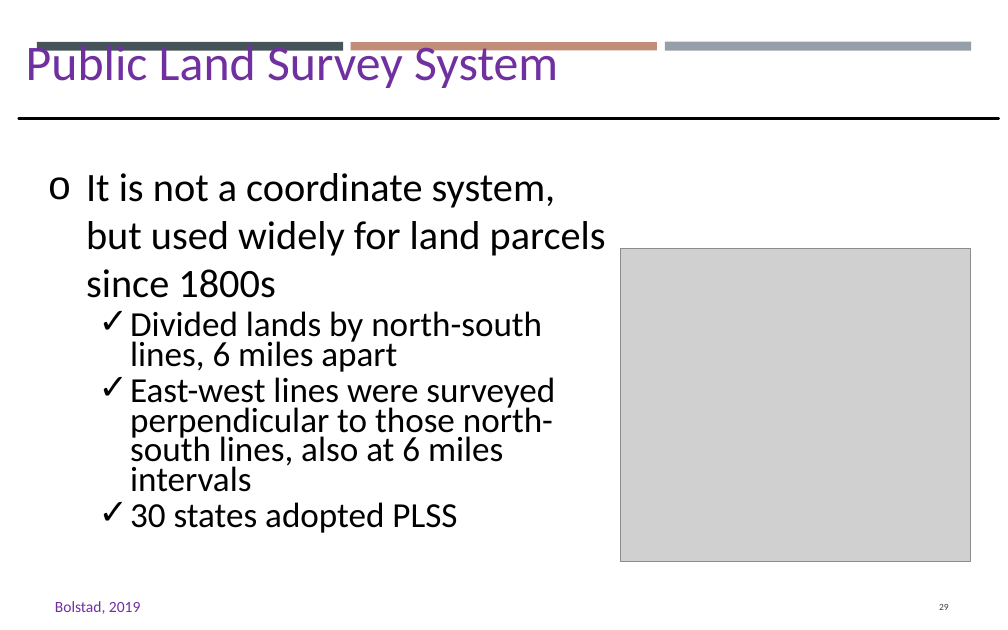
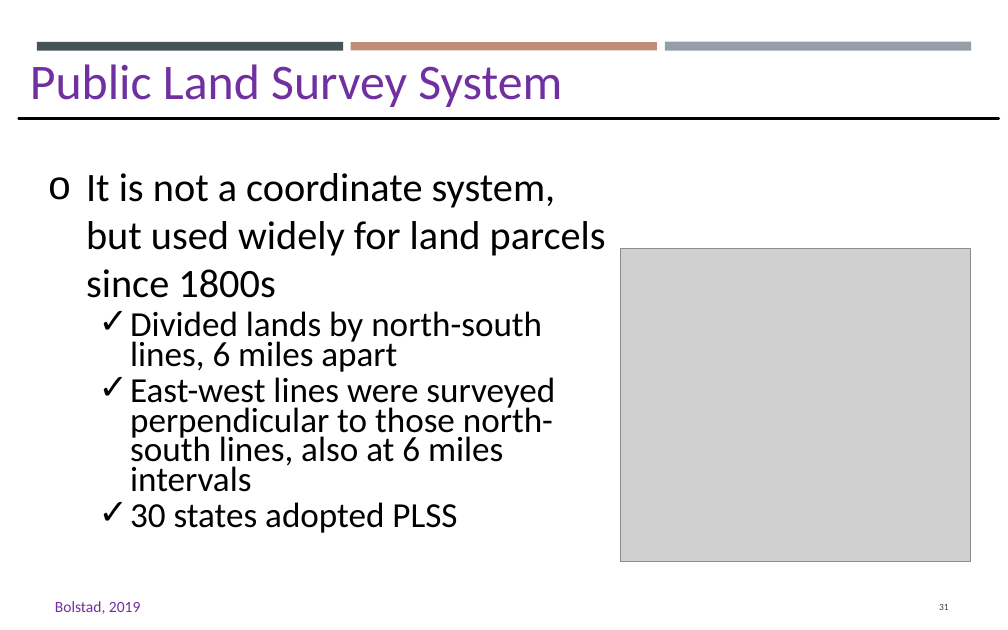
Before and after one commit to gisynw/GIS_I, a slide deck: slide 31 of docs/Lectures/Week03/Lecture02_GEOG2475_Datum_Thursday.pptx (slide 29 before the commit). Drawn at 1008x630 pixels with LibreOffice and Linux fonts; fonts in the diff are those of the drawing; grey boxes stand for pictures. Boxes give left, top, right and bottom in pixels: in the first picture for what was removed or moved away, otherwise in the second. Text is boxed around its words. In the diff, an @@ line names an element or a change of style, - is before the commit and + after.

```diff
--- a/docs/Lectures/Week03/Lecture02_GEOG2475_Datum_Thursday.pptx
+++ b/docs/Lectures/Week03/Lecture02_GEOG2475_Datum_Thursday.pptx
@@ text "Public Land Survey System": place and size @@
-text "Public Land Survey System" at [26,42,558,88]
+text "Public Land Survey System" at [30,64,562,107]
@@ page number at [939,604,949,610]: text changed @@
-29
+31
```
Also in this commit, not shown: 10 other slides changed, 5 slides added, 2 slides removed, 2 other files.
